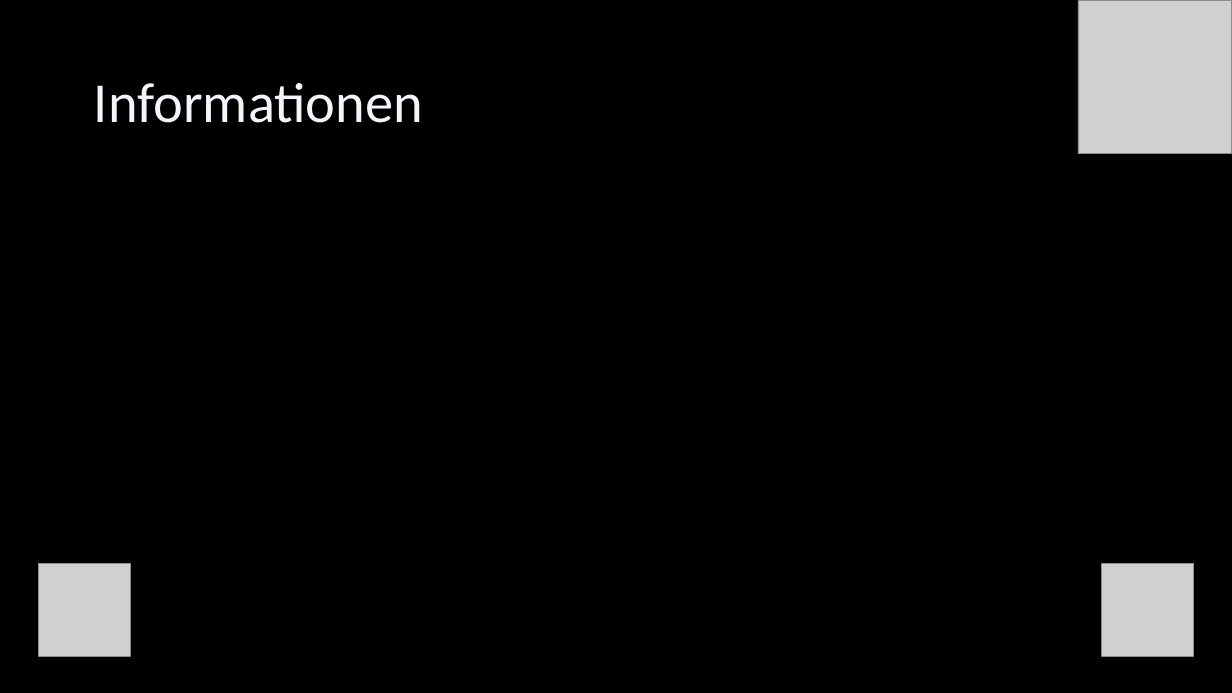
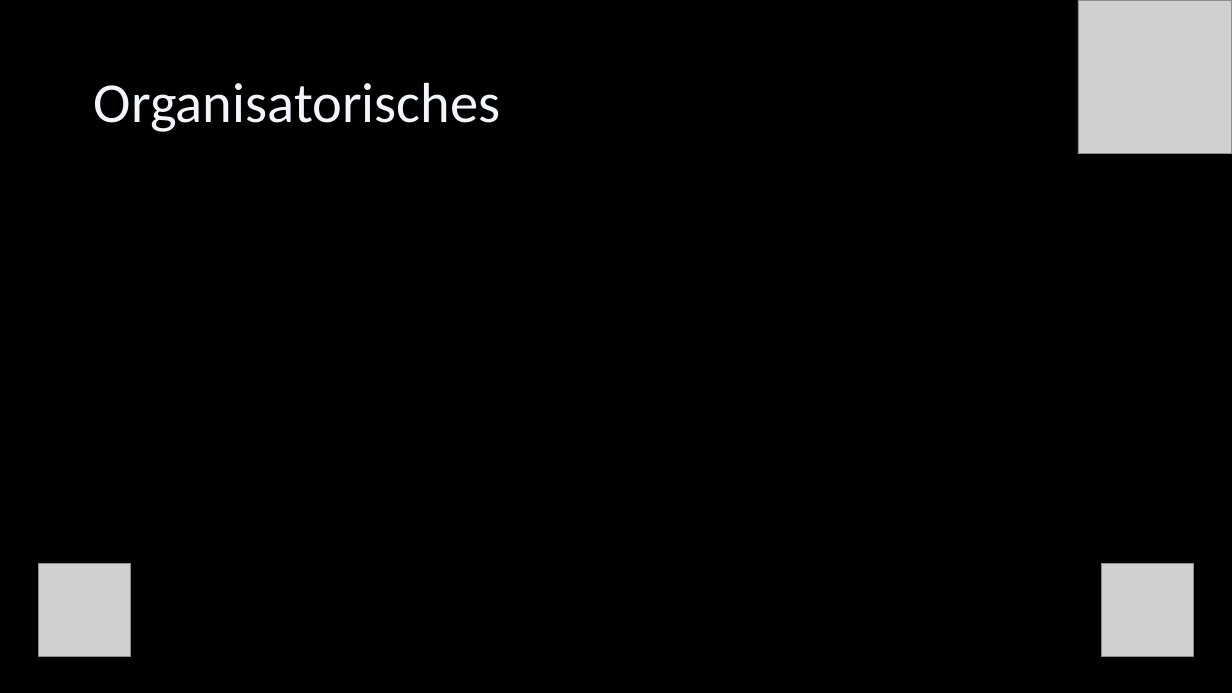
Before and after one commit to Cactusroot/Java, a slide deck: slide 1 of src/Infos.pptx. Drawn at 1232x693 pixels with LibreOffice and Linux fonts; fonts in the diff are those of the drawing; grey boxes stand for pictures; background and template pictures are left out. Boxes give left, top, right and bottom in pixels: in the first picture for what was removed or moved away, otherwise in the second. Text is boxed around its words. In the diff, an @@ line names an element or a change of style, - is before the commit and + after.

```diff
--- a/src/Infos.pptx
+++ b/src/Infos.pptx
@@ title at [94,82,501,132]: text changed @@
-Informationen
+Organisatorisches
```
Also in this commit, not shown: 2 other slides changed, 1 slide added, 1 slide removed, 2 other files.
